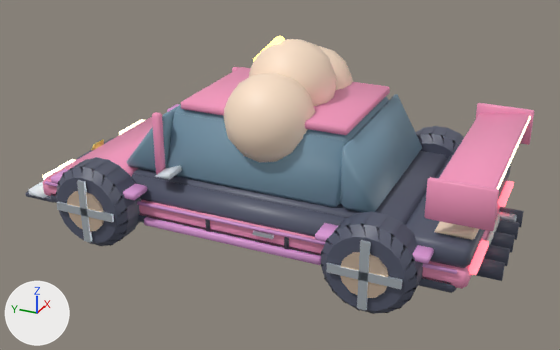
The Blender file drafts/cars/mushroom_mobile/redesign/mushroom_mobile.blend, before and after one commit.
Camera for both pictures: a 50 mm camera at (-7.39, -3.38, 4.29) aimed at (-0.14, -0.12, 0.67). The lights are fixed; the arrows at lower left show +X, +Y and +Z. The first picture is the older version.

The scene before the commit, as lines of its bpy script (objects in view):
```python
me_body = bpy.data.meshes.new('Body')
me_body.from_pydata(...)  # 186 vertices, 202 faces; spans x -1.15..1.15, y -2.62..2.45, z 0.33..1.59
me_body.polygons.foreach_set('use_smooth', [True] * 202)
me_body.materials.append(mat_mushroom_mobile_body)  # pink #f698be
me_metal = bpy.data.meshes.new('Metal')
me_metal.from_pydata(...)  # 200 vertices, 186 faces; spans x -1.5..1.5, y -2.64..1.93, z 0.12..1.28
me_metal.polygons.foreach_set('use_smooth', [True] * 186)
me_metal.materials.append(mat_mushroom_mobile_metal)  # white #dde6ed
me_trim = bpy.data.meshes.new('Trim')
me_trim.from_pydata(...)  # 196 vertices, 200 faces; spans x -1.15..1.15, y -2.7..2.79, z 0.22..0.8
me_trim.polygons.foreach_set('use_smooth', [True] * 200)
me_trim.materials.append(mat_mushroom_mobile_trim)  # greyish blue #55596c
me_wheel_rr = bpy.data.meshes.new('Wheel_RR')
me_wheel_rr.from_pydata(...)  # 120 vertices, 122 faces; spans x -0.228..0.228, y -0.471..0.471, z -0.471..0.471
me_wheel_rr.polygons.foreach_set('use_smooth', [True] * 122)
me_wheel_rr.materials.append(mat_mushroom_mobile_wheel_rr)  # greyish blue #55596c
ob_body = bpy.data.objects.new('Body', me_body)
ob_body.location = (0.0, 0.0, 0.0)
ob_metal = bpy.data.objects.new('Metal', me_metal)
ob_metal.location = (0.0, 0.0, 0.0)
ob_trim = bpy.data.objects.new('Trim', me_trim)
ob_trim.location = (0.0, 0.0, 0.0)
ob_wheel_rr = bpy.data.objects.new('Wheel_RR', me_wheel_rr)
ob_wheel_rr.location = (1.232, -1.568, 0.48)
# also in view: 'Accent2' at (0.0, -0.64, 1.5); 'Accent3' at (0.0, 1.69, 0.61); 'Wheel_RL' at (-1.23, -1.57, 0.48); 'Glass' at (0.0, -0.02, 1.15); 'Light2' at (0.0, -2.47, 0.51)
```
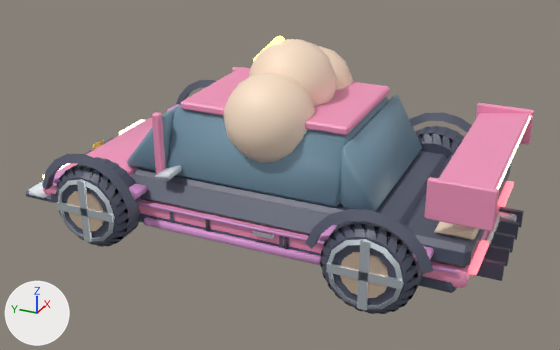
Boxes (x1, y1, x2, y2) around the edits, measured in the pictures (560 x 350 px):
'Trim', reshaped
    before: (26, 138, 524, 293)
    after: (26, 80, 524, 293)
'Body', reshaped
    before: (43, 67, 535, 289)
    after: (43, 67, 535, 288)
part 1 of me_trim, added
    after: (170, 212, 174, 223)
part 2 of me_trim, added
    after: (279, 236, 283, 248)
part 3 of me_trim, added
    after: (42, 154, 137, 208)
part 4 of me_trim, added
    after: (305, 209, 434, 274)
part 5 of me_trim, added
    after: (176, 80, 216, 104)
part 6 of me_trim, added
    after: (409, 112, 472, 132)
part 7 of me_body, rebuilt
    before: (43, 179, 508, 289)
    after: (43, 181, 507, 288)
part 8 of me_body, rebuilt
    before: (46, 117, 153, 179)
    after: (55, 117, 153, 176)
part 9 of me_metal, added
    after: (58, 179, 115, 242)
part 10 of me_metal, added
    after: (326, 239, 404, 309)

Edits to the bpy script that builds the scene:
```text
Change me_trim:
    used by ob_trim; location = (0.0, 0.0, 0.0)
    remove me_trim.from_pydata(...)  # 196 vertices, 200 faces; spans x -1.15..1.15, y -2.7..2.79, z 0.22..0.8
    add me_trim.from_pydata(...)  # 336 vertices, 320 faces; spans x -1.45..1.45, y -2.7..2.79, z 0.22..1.12
    me_trim part 1: a new loose piece, a box spanning x -1.166..-1.146, y 0.669..0.703, z 0.367..0.54, in mat_mushroom_mobile_trim (greyish blue #55596c)
    me_trim part 2: a new loose piece, a box spanning x -1.166..-1.146, y -0.605..-0.571, z 0.367..0.54, in mat_mushroom_mobile_trim (greyish blue #55596c)
    me_trim part 3: a new loose piece of 27 vertices spanning x -1.45..-1.35, y 0.95..2.19, z 0.62..1.12, in mat_mushroom_mobile_trim (greyish blue #55596c)
    me_trim part 4: a new loose piece of 27 vertices spanning x -1.45..-1.35, y -2.19..-0.95, z 0.62..1.12, in mat_mushroom_mobile_trim (greyish blue #55596c)
    me_trim part 5: a new loose piece of 27 vertices spanning x 1.35..1.45, y 0.95..2.19, z 0.62..1.12, in mat_mushroom_mobile_trim (greyish blue #55596c)
    me_trim part 6: a new loose piece of 27 vertices spanning x 1.35..1.45, y -2.19..-0.95, z 0.62..1.12, in mat_mushroom_mobile_trim (greyish blue #55596c)
    other edits to the shape of me_trim do not show in these pictures
Change me_body:
    used by ob_body; location = (0.0, 0.0, 0.0)
    remove me_body.from_pydata(...)  # 186 vertices, 202 faces; spans x -1.15..1.15, y -2.62..2.45, z 0.33..1.59
    add me_body.from_pydata(...)  # 242 vertices, 251 faces; spans x -1.15..1.15, y -2.62..2.45, z 0.33..1.59
    me_body part 7: the loose piece of 24 vertices spanning x -1.15..1.15, y -2.45..2.45, z 0.33..0.55 is rebuilt with 56 vertices and now spans x -1.15..1.15, y -2.45..2.45, z 0.33..0.55
    me_body part 8: the loose piece of 18 vertices spanning x -1.15..1.15, y 1.32..2.4, z 0.55..0.78 is rebuilt with 42 vertices and now spans x -1.15..1.15, y 1.32..2.41, z 0.55..0.78
Change me_metal:
    used by ob_metal; location = (0.0, 0.0, 0.0)
    remove me_metal.from_pydata(...)  # 200 vertices, 186 faces; spans x -1.5..1.5, y -2.64..1.93, z 0.12..1.28
    add me_metal.from_pydata(...)  # 344 vertices, 330 faces; spans x -1.5..1.5, y -2.64..1.94, z 0.1..1.28
    me_metal part 9: a new loose piece of 36 vertices spanning x -1.5..-1.44, y 1.19..1.94, z 0.1..0.86, in mat_mushroom_mobile_metal (white #dde6ed)
    me_metal part 10: a new loose piece of 36 vertices spanning x -1.5..-1.44, y -1.94..-1.19, z 0.1..0.86, in mat_mushroom_mobile_metal (white #dde6ed)
    other edits to the shape of me_metal do not show in these pictures
```
